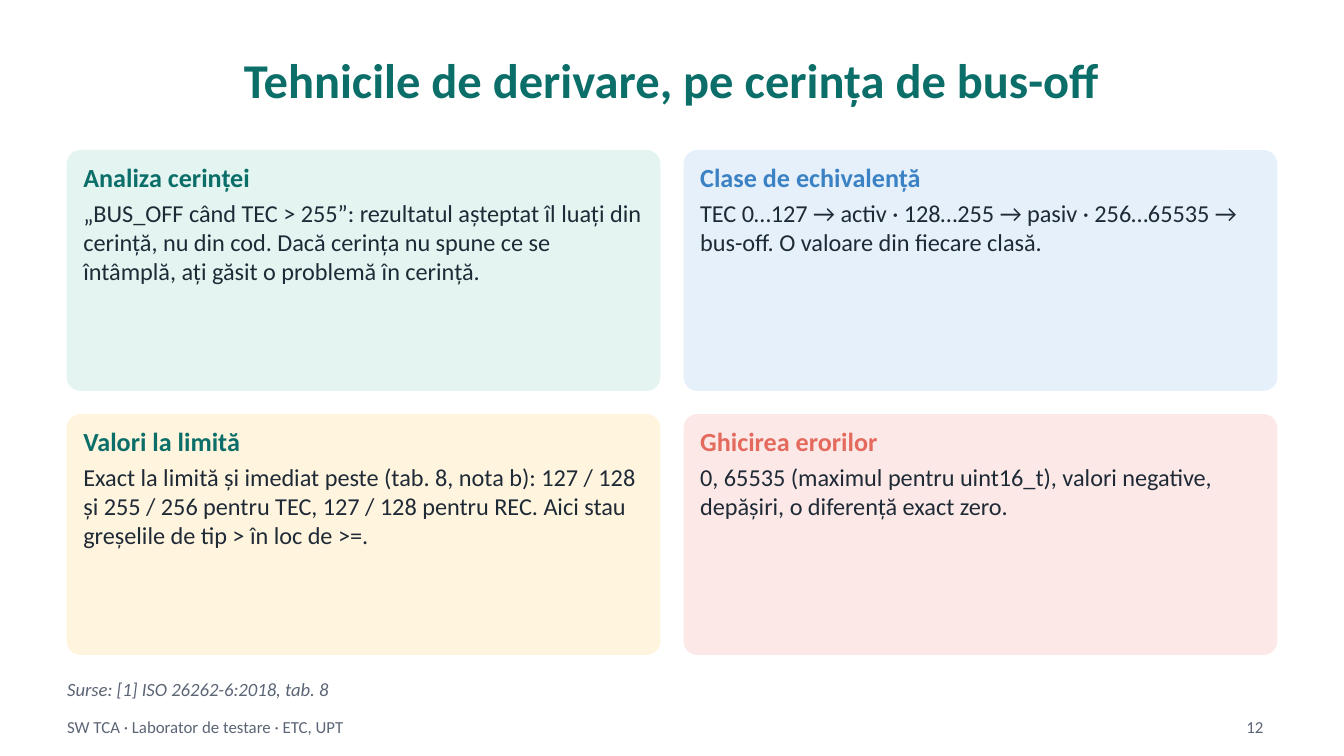
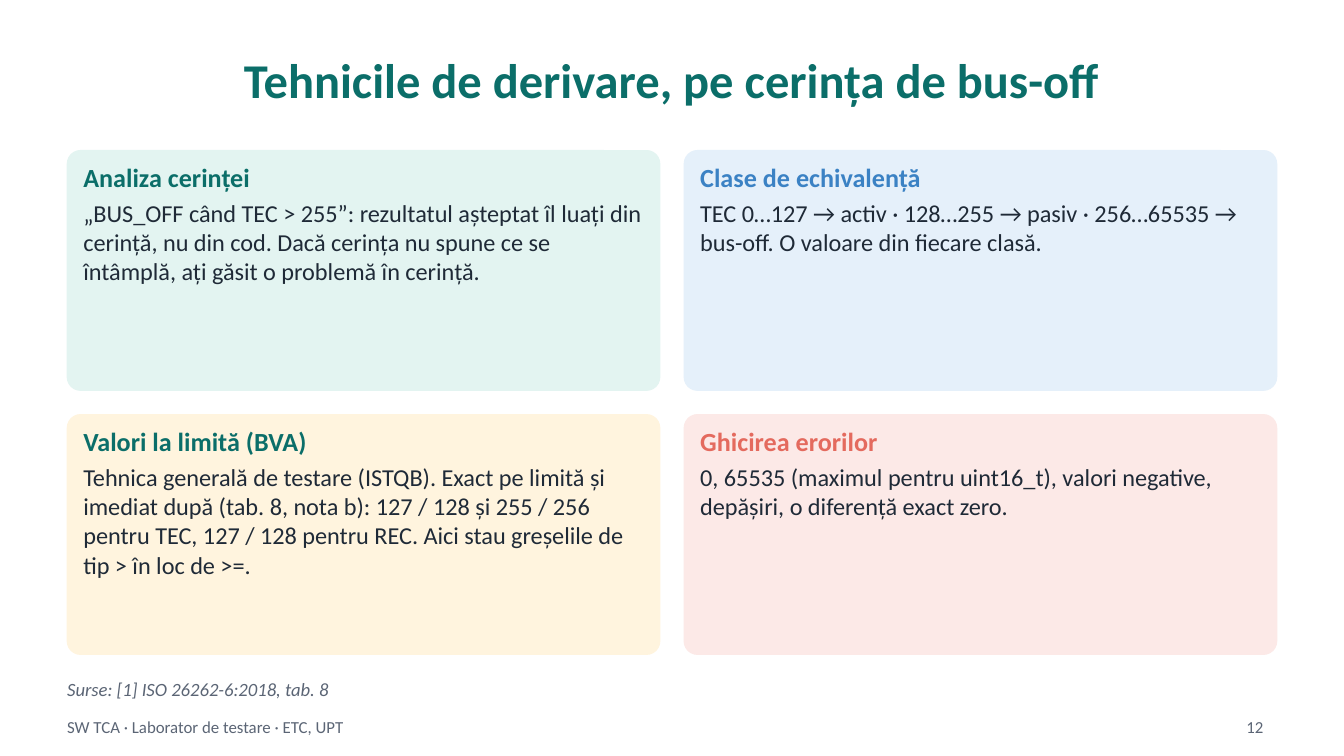
Before and after one commit to madalinatolontan1-ai/sw-tca-lab, a slide deck: slide 12 of materials/SW_TCA_curs_RO.pptx. Drawn at 1344x756 pixels with LibreOffice and Linux fonts; fonts in the diff are those of the drawing. Boxes give left, top, right and bottom in pixels: in the first picture for what was removed or moved away, otherwise in the second. Text is boxed around its words. In the diff, an @@ line names an element or a change of style, - is before the commit and + after.

```diff
--- a/materials/SW_TCA_curs_RO.pptx
+++ b/materials/SW_TCA_curs_RO.pptx
@@ text at [83, 432, 623, 578]: text changed @@
-Valori la limită
-Exact la limită și imediat peste (tab. 8, nota b): 127 / 128 și 255 / 256 pentru TEC, 127 / 128 pentru REC. Aici stau greșelile de tip > în loc de >=.
+Valori la limită (BVA)
+Tehnica generală de testare (ISTQB). Exact pe limită și imediat după (tab. 8, nota b): 127 / 128 și 255 / 256 pentru TEC, 127 / 128 pentru REC. Aici stau greșelile de tip > în loc de >=.
```
Also in this commit, not shown: 2 other files.
